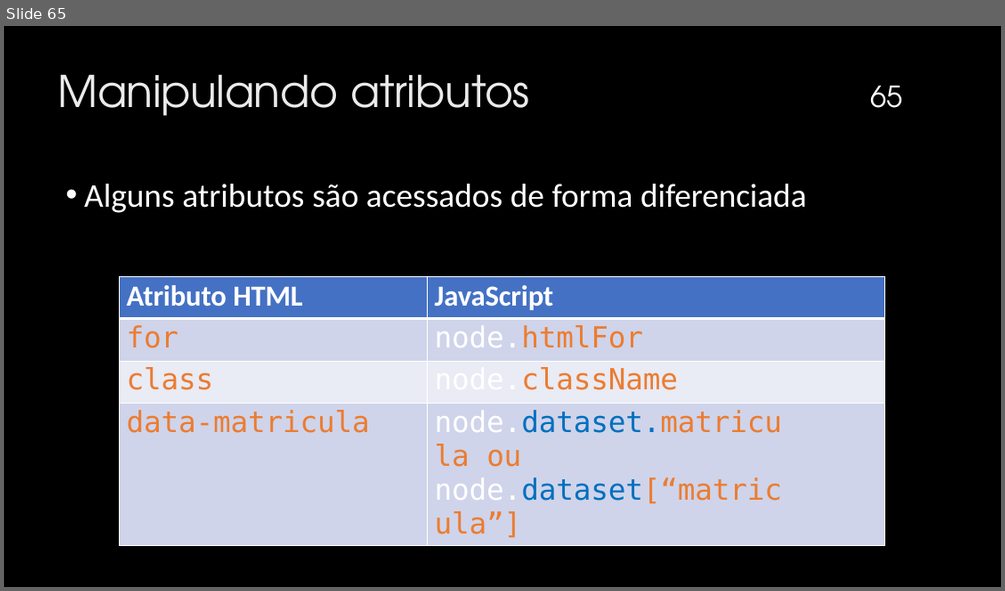
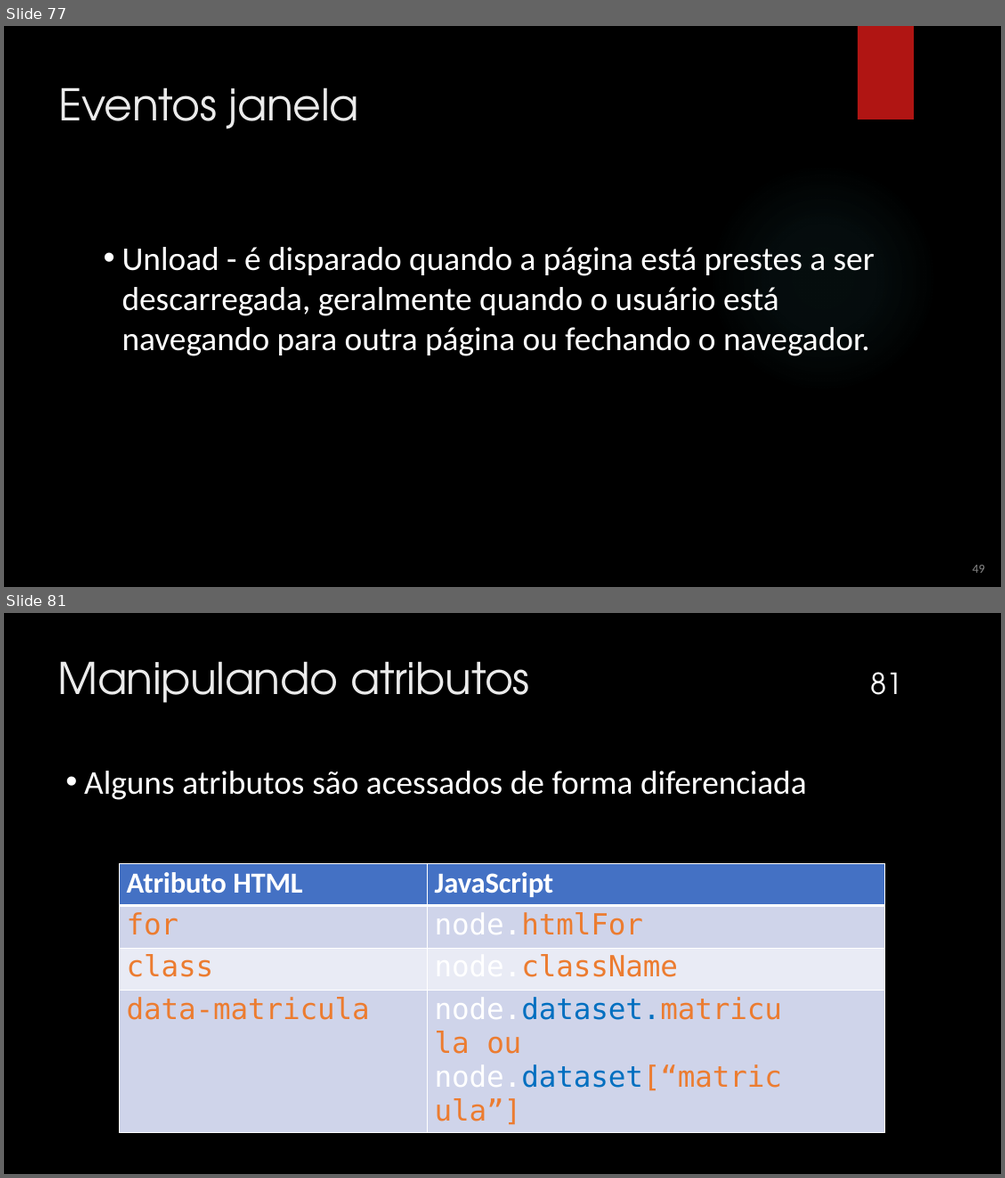
Before and after one commit to mizaelcarlos/Infonet---3-Ano-2025, a slide deck: Programação Client-Side/JavaScript.pptx. Shown one above the other, each under a label of ours: slide 65 before the commit, slides 77 and 81 after it; the slides between them are not shown. The pictures are 1005x591 and 1005x1178 pixels, drawn with LibreOffice and Linux fonts; fonts in the diff are those of the drawing; background and template pictures are left out. Boxes give left, top, right and bottom in pixels: in the first picture for what was removed or moved away, otherwise in the second. Text is boxed around its words. In the diff, an @@ line names an element or a change of style, - is before the commit and + after.

Commit message:
eventos mouse

```diff
--- a/Programação Client-Side/JavaScript.pptx
+++ b/Programação Client-Side/JavaScript.pptx
@@ slide 77 added at (4, 26, 1001, 587), background picture (left out) @@
@@ rectangle added at (858, 26, 914, 119), fill #B01513 @@
@@ title added at (58, 87, 359, 128), 42 pt, text #EBEBEB @@
+Eventos janela
@@ ellipse added at (708, 163, 938, 394), fill gradient #50B9C1 @@
@@ text added at (122, 247, 874, 356), 32 pt, text #FFFFFF @@
+  • Unload - é disparado quando a página está prestes a ser descarregada, geralmente quando o usuário está navegando para outra página ou fechando o navegador.
@@ text added at (972, 564, 985, 572), 12 pt, text #888888 @@
+49
@@ what was slide 65 is now slide 81 @@
@@ page number at (870, 672, 902, 695): text changed @@
-65
+81
```
Also in this commit, not shown: 16 other slides added, 3 slides removed, 16 other files.
